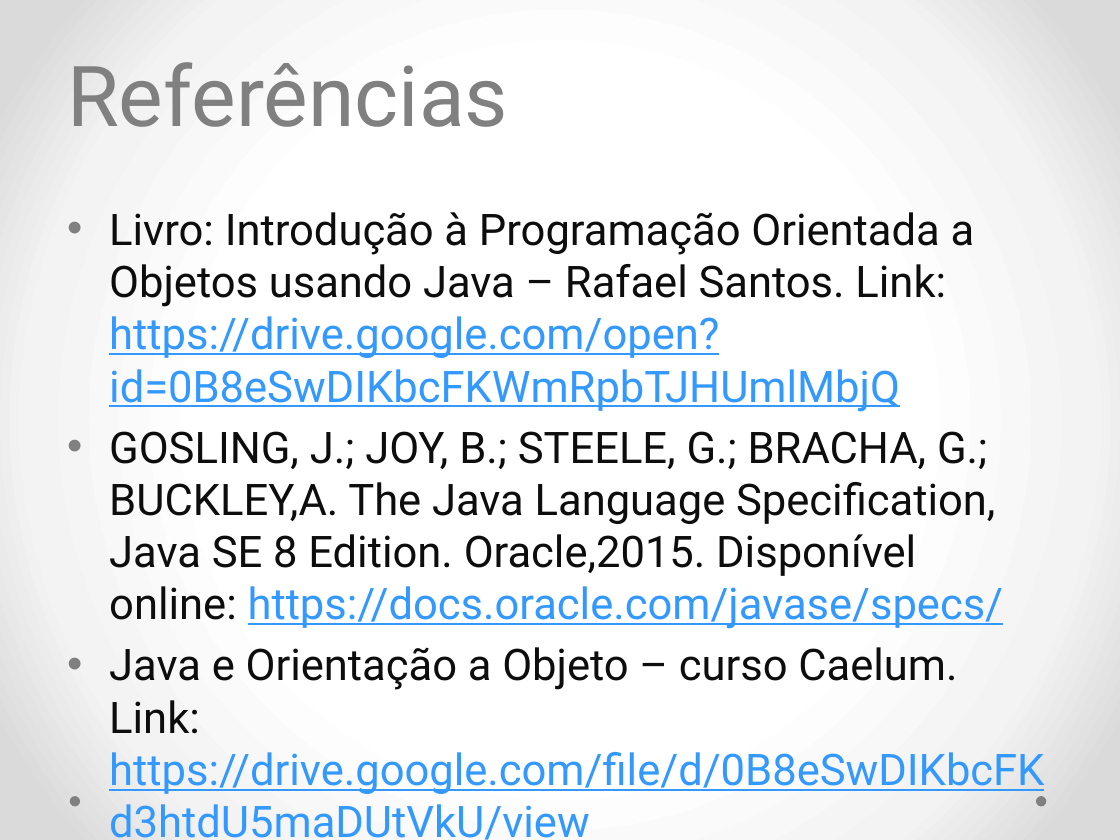
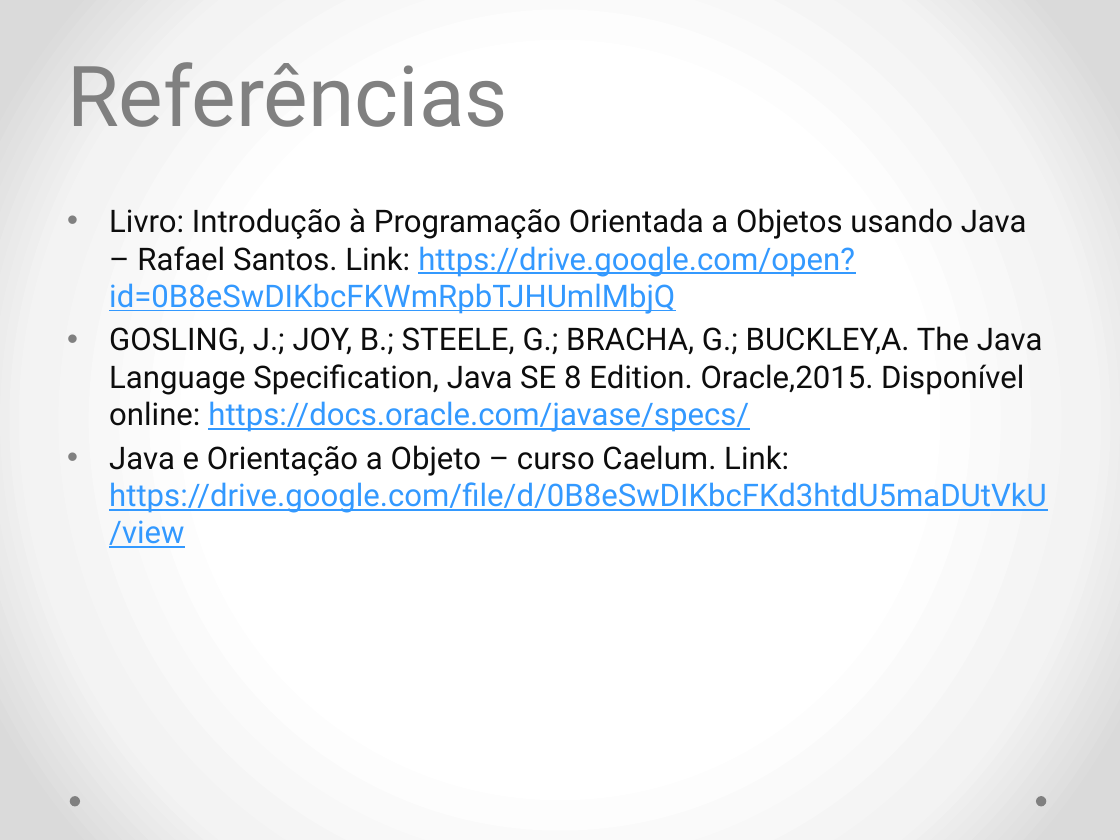
Before and after one commit to diogosm/cetam-lpoo-1, a slide deck: slide 9 of slides/aula 0.pptx (slide 8 before the commit). Drawn at 1120x840 pixels with LibreOffice and Linux fonts; fonts in the diff are those of the drawing. Boxes give left, top, right and bottom in pixels: in the first picture for what was removed or moved away, otherwise in the second. Text is boxed around its words. In the diff, an @@ line names an element or a change of style, - is before the commit and + after.

```diff
--- a/slides/aula 0.pptx
+++ b/slides/aula 0.pptx
@@ text "Livro: Introdução à Programação Orientada ..." at box(109, 208, 1047, 548): size 28 to 20 pt; less space between paragraphs @@
```
Also in this commit, not shown: 1 slide added.
